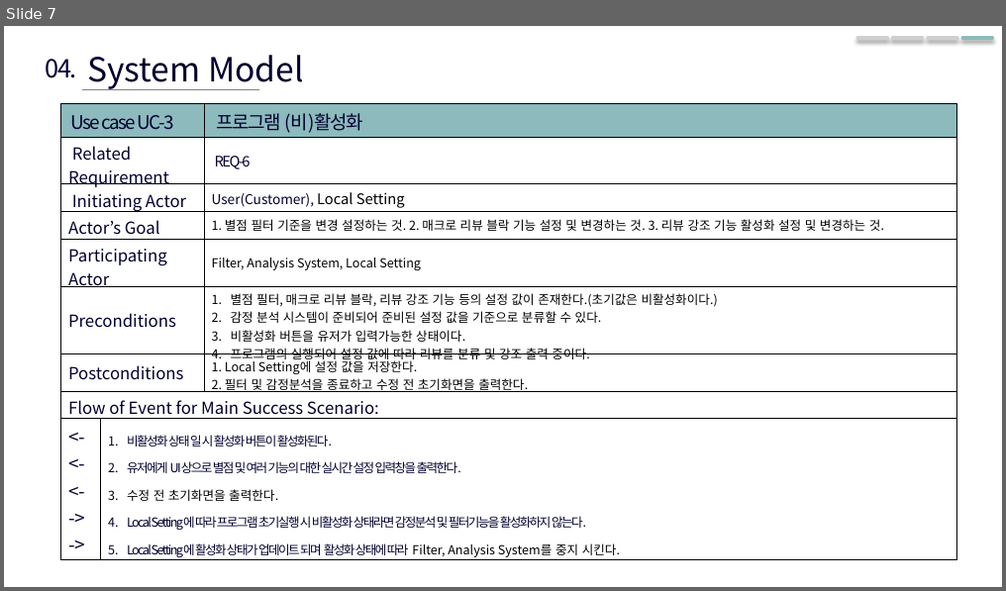
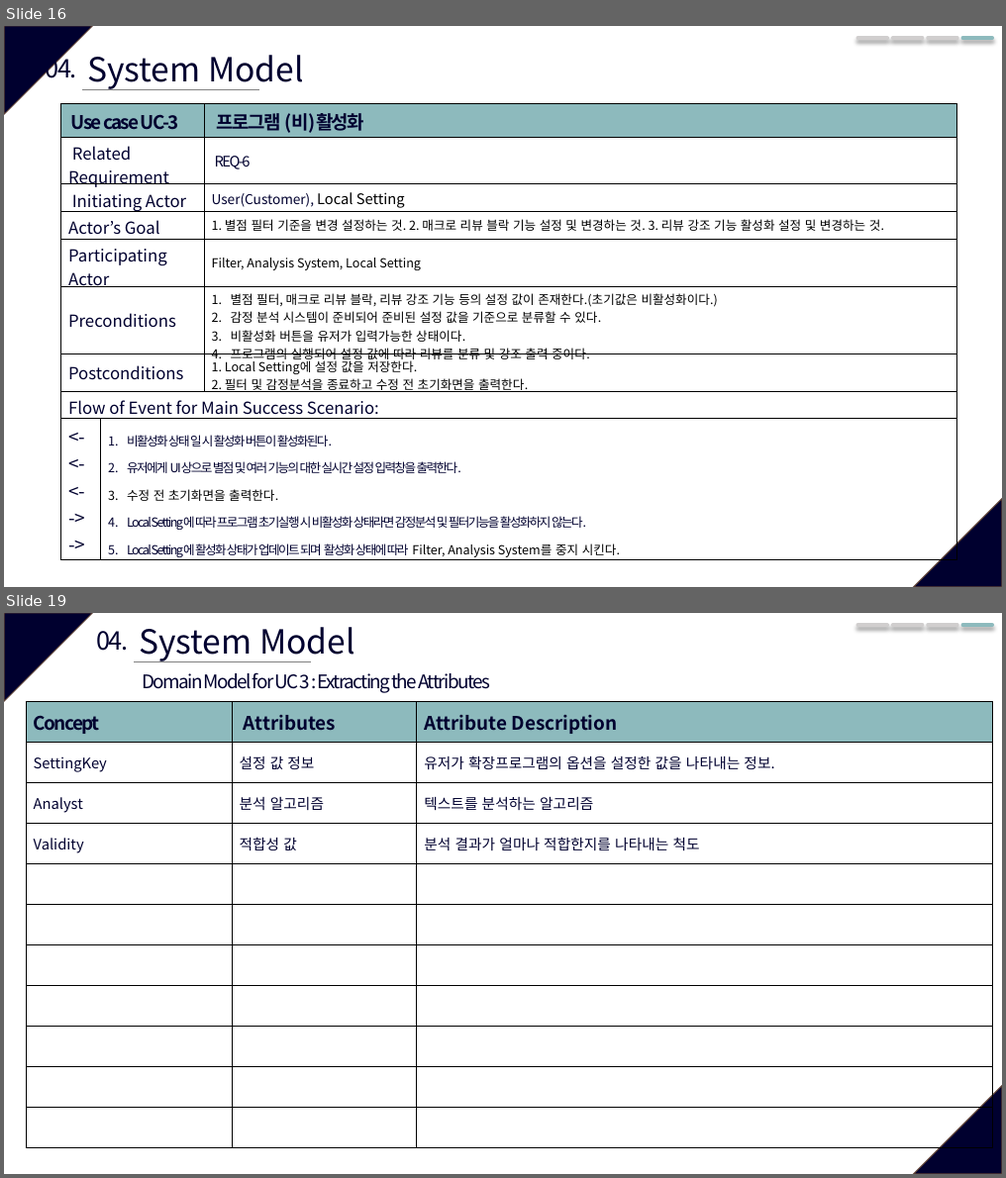
Before and after one commit to SWE-15-Team/Sentiment-Analysis-System, a slide deck: Checkpoint_1st.pptx. Shown one above the other, each under a label of ours: slide 7 before the commit, slides 16 and 19 after it; the slides between them are not shown. The pictures are 1006x591 and 1006x1178 pixels, drawn with LibreOffice and Linux fonts; fonts in the diff are those of the drawing. Boxes give left, top, right and bottom in pixels: in the first picture for what was removed or moved away, otherwise in the second. Text is boxed around its words. In the diff, an @@ line names an element or a change of style, - is before the commit and + after.

```diff
--- a/Checkpoint_1st.pptx
+++ b/Checkpoint_1st.pptx
@@ slide 19 added at (x1=4, y1=613, x2=1002, y2=1174), background #FFFFFF; not listed: 2 template elements that a slide beside it also shows @@
@@ text added at (x1=97, y1=631, x2=129, y2=651), 24 pt, text #00002F @@
+04.
@@ text added at (x1=139, y1=627, x2=355, y2=663), 32 pt, text #00002F @@
+System Model
@@ line added from (858, 625) to (887, 625), #D0CECE 3.5 pt @@
@@ line added from (893, 625) to (923, 625), #D0CECE 3.5 pt @@
@@ line added from (928, 625) to (957, 625), #D0CECE 3.5 pt @@
@@ line added from (963, 625) to (992, 625), #8DBABD 3.5 pt @@
@@ line added from (135, 662) to (311, 662), #808080 0.5 pt @@
@@ table added at (x1=26, y1=701, x2=992, y2=1148), 11 rows, 3 columns @@
+Concept | Attributes | Attribute Description
+SettingKey | 설정 값 정보 | 유저가 확장프로그램의 옵션을 설정한 값을 나타내는 정보.
+Analyst | 분석 알고리즘 | 텍스트를 분석하는 알고리즘
+Validity | 적합성 값 | 분석 결과가 얼마나 적합한지를 나타내는 척도
+ |  | 
+ |  | 
+ |  | 
+ |  | 
+ |  | 
+ |  | 
+ |  | 
@@ text added at (x1=142, y1=672, x2=490, y2=693), 18 pt, text #00002F @@
+Domain Model for UC 3 : Extracting the Attributes
@@ what was slide 7 is now slide 16 @@
@@ slide 16 changed as well @@
@@ triangle added at (x1=4, y1=26, x2=92, y2=114), fill #00002F, outline #5B3F33 1 pt @@
@@ table at (x1=60, y1=104, x2=957, y2=562) @@
@@ bold on in "Use case UC-3", "프로그램 (비)활성화" @@
@@ triangle added at (x1=914, y1=499, x2=1002, y2=587), fill #00002F, outline #5B3F33 1 pt @@
```
Also in this commit, not shown: 6 other slides changed, 13 other slides added, 1 other file.
